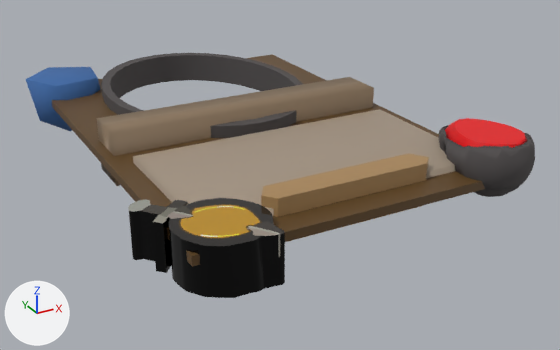
Two versions of the Blender file assets/models/card.blend, one commit apart.
Rendered twice from a camera (50 mm lens) standing at (-3.27, -6.68, 2.73) and looking at (0.26, -0.28, -0.47). Every picture has the same lights, and +X, +Y and +Z are marked at lower left.

The scene before the commit, as lines of its bpy script (objects in view):
```python
ob_attack = bpy.data.objects.new('Attack', me_mesh)
ob_attack.location = (-0.801, -2.069, 0.12)
ob_attack.rotation_euler = (3.142, 0.0, -1.775)  # degrees (180, 0, -102)
ob_health = bpy.data.objects.new('Health', me_beziercurve)
ob_health.location = (1.402, -2.346, 0.154)
ob_health.scale = (1.0, 1.0, -1.13)
ob_healthframe = bpy.data.objects.new('HealthFrame', me_beziercurve_001)
ob_healthframe.location = (1.402, -2.409, 0.154)
ob_healthframe.scale = (1.12, 1.12, 1.12)
ob_name = bpy.data.objects.new('Name', me_cube_006)
ob_name.location = (0.003, 0.033, 0.0)
ob_name.scale = (-1.43, 0.234, 0.259)
ob_tribeorspellschool = bpy.data.objects.new('TribeOrSpellSchool', me_cube_003)
ob_tribeorspellschool.location = (0.026, -1.874, 0.0)
ob_tribeorspellschool.scale = (-0.69, -0.127, -0.197)
# also in view: 'Frame' at (0.01, 1.09, 0.0); 'Crystal' at (-1.29, 2.02, -0.13); 'Card' at (0.0, 0.0, 0.0); 'Text' at (0.01, -1.21, 0.0)
```
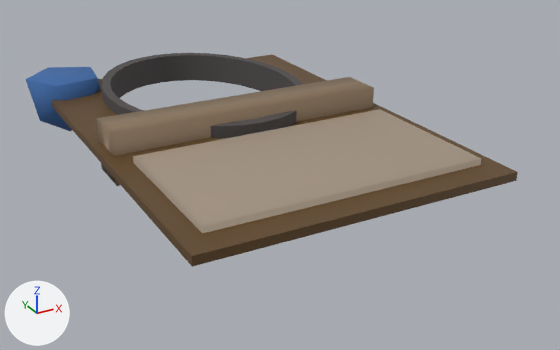
Boxes (x1, y1, x2, y2) around the edits, measured in the pictures (560 x 350 px):
```json
{"object": "Attack", "change": "deleted", "before": [128, 198, 285, 298], "on screen": "black"}
{"object": "TribeOrSpellSchool", "change": "deleted", "before": [261, 153, 429, 242], "on screen": "brown"}
{"object": "HealthFrame", "change": "deleted", "before": [439, 125, 535, 197]}
{"object": "Health", "change": "deleted", "before": [445, 118, 527, 148], "on screen": "red"}
```

The change, as JSON lines over the scene's bpy script:
```json
{"op": "remove", "block": "ob_tribeorspellschool", "code": ["ob_tribeorspellschool = bpy.data.objects.new('TribeOrSpellSchool', me_cube_003)", "ob_tribeorspellschool.location = (0.026, -1.874, 0.0)", "ob_tribeorspellschool.scale = (-0.69, -0.127, -0.197)"]}
{"op": "remove", "block": "ob_attack", "code": ["ob_attack = bpy.data.objects.new('Attack', me_mesh)", "ob_attack.location = (-0.801, -2.069, 0.12)", "ob_attack.rotation_euler = (3.142, 0.0, -1.775)  # degrees (180, 0, -102)"]}
{"op": "remove", "block": "ob_health", "code": ["ob_health = bpy.data.objects.new('Health', me_beziercurve)", "ob_health.location = (1.402, -2.346, 0.154)", "ob_health.scale = (1.0, 1.0, -1.13)"]}
{"op": "remove", "block": "ob_healthframe", "code": ["ob_healthframe = bpy.data.objects.new('HealthFrame', me_beziercurve_001)", "ob_healthframe.location = (1.402, -2.409, 0.154)", "ob_healthframe.scale = (1.12, 1.12, 1.12)"]}
```
